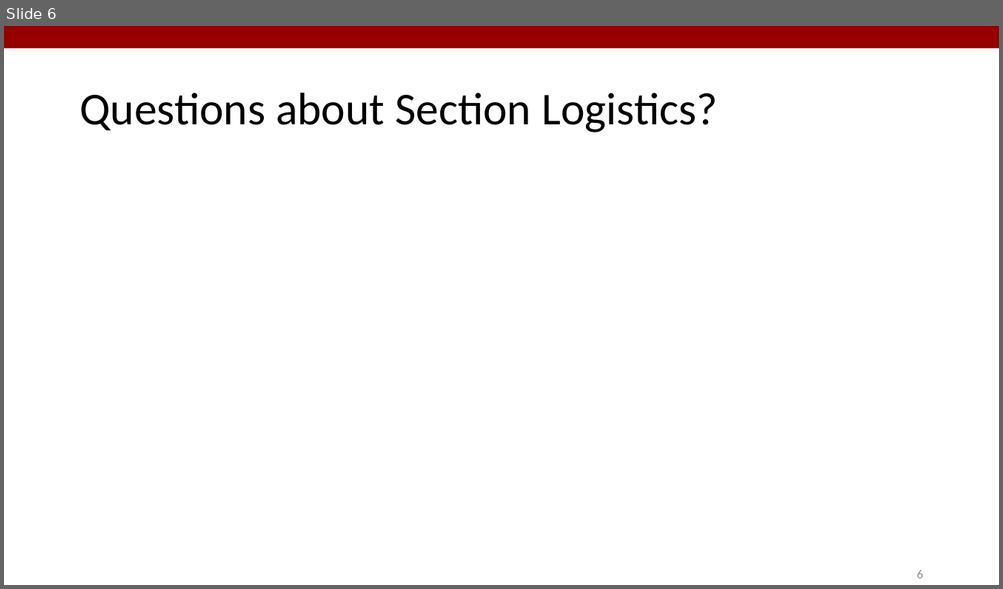
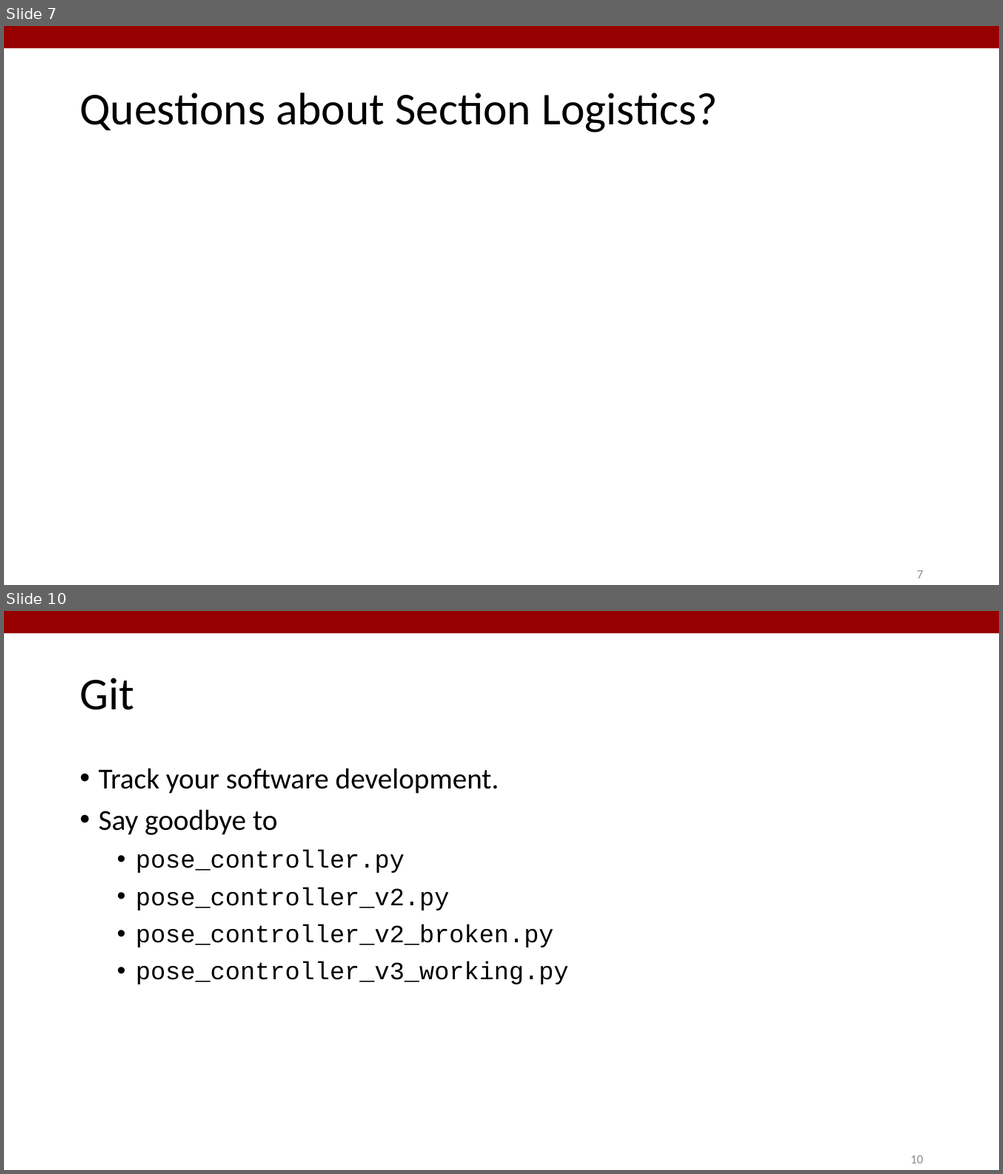
Before and after one commit to StanfordASL/PoRA-I-Sections, a slide deck: s1/slides/s1.pptx. Shown one above the other, each under a label of ours: slide 6 before the commit, slides 7 and 10 after it; the slides between them are not shown. The pictures are 1003x589 and 1003x1174 pixels, drawn with LibreOffice and Linux fonts; fonts in the diff are those of the drawing. Boxes give left, top, right and bottom in pixels: in the first picture for what was removed or moved away, otherwise in the second. Text is boxed around its words. In the diff, an @@ line names an element or a change of style, - is before the commit and + after.

```diff
--- a/s1/slides/s1.pptx
+++ b/s1/slides/s1.pptx
@@ slide 10 added at (x1=4, y1=611, x2=999, y2=1170), background #FFFFFF; not listed: 1 template element that a slide beside it also shows @@
@@ text added at (x1=79, y1=678, x2=134, y2=710), 44 pt, text #000000 @@
+Git
@@ text added at (x1=99, y1=768, x2=569, y2=985), 24 pt, text #000000 @@
+• Track your software development.
+• Say goodbye to
+  • pose_controller.py
+  • pose_controller_v2.py
+  • pose_controller_v2_broken.py
+  • pose_controller_v3_working.py
@@ page number added at (x1=910, y1=1156, x2=923, y2=1164), 12 pt, text #8B8B8B @@
+10
@@ what was slide 6 is now slide 7 @@
@@ page number at (x1=916, y1=571, x2=922, y2=579): text changed @@
-6
+7
```
Also in this commit, not shown: 7 slides changed, 2 other slides added, 6 slides removed, 4 other files.
